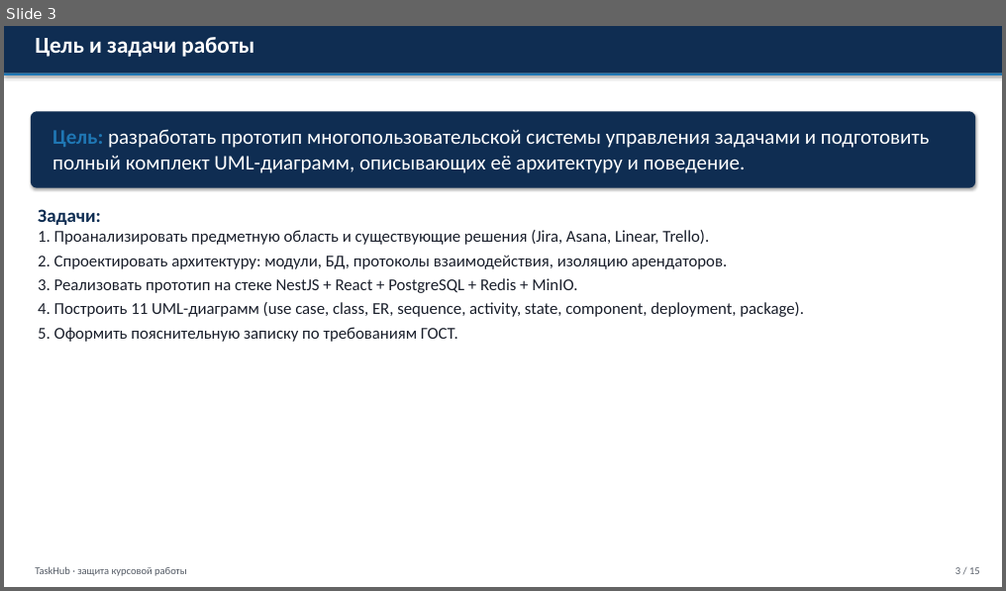
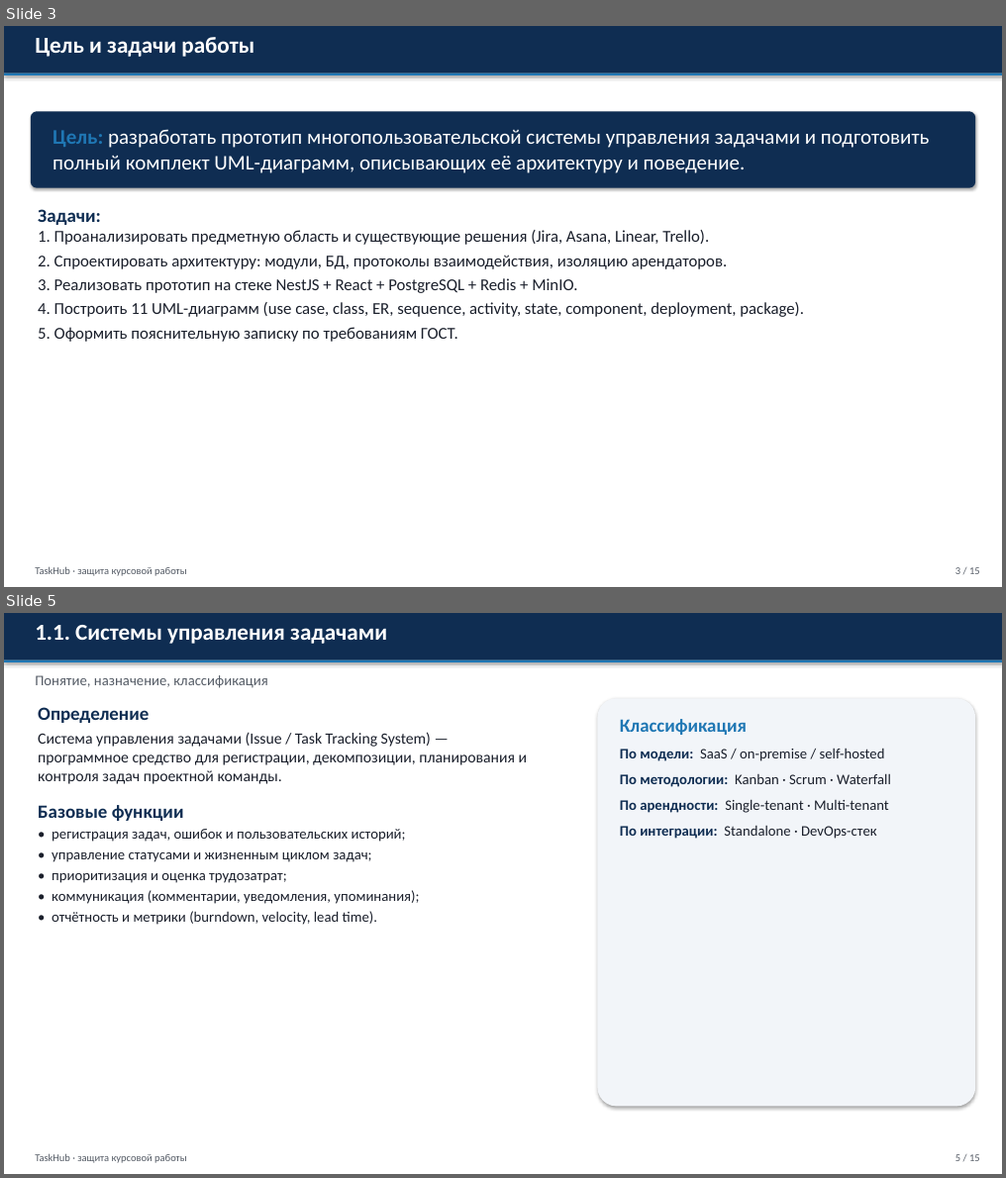
Before and after one commit to adenivi321-bot/jira1, a slide deck: docs/coursework/Презентация_TaskHub.pptx. Shown one above the other, each under a label of ours: slide 3 before the commit, slides 3 and 5 after it; the slides between them are not shown. The pictures are 1006x591 and 1006x1178 pixels, drawn with LibreOffice and Linux fonts; fonts in the diff are those of the drawing. Boxes give left, top, right and bottom in pixels: in the first picture for what was removed or moved away, otherwise in the second. Text is boxed around its words. In the diff, an @@ line names an element or a change of style, - is before the commit and + after.

```diff
--- a/docs/coursework/Презентация_TaskHub.pptx
+++ b/docs/coursework/Презентация_TaskHub.pptx
@@ slide 5 added at (4,613,1002,1174), background #FFFFFF @@
@@ rectangle added at (4,613,1002,661), fill #0F2D52 @@
@@ text added at (35,625,387,644), 22 pt, text #FFFFFF, bold @@
+1.1. Системы управления задачами
@@ rectangle added at (4,661,1002,663), fill #1F77B4 @@
@@ text added at (35,675,267,688), 14 pt, text #555C66 @@
+Понятие, назначение, классификация
@@ rounded rectangle added at (598,698,976,1106), fill #F2F5F9 @@
@@ text added at (38,707,528,925), 14 pt, text #1A1F2B @@
+Определение
+Система управления задачами (Issue / Task Tracking System) — программное средство для регистрации, декомпозиции, планирования и контроля задач проектной команды.
+Базовые функции
+• регистрация задач, ошибок и пользовательских историй;
+• управление статусами и жизненным циклом задач;
+• приоритизация и оценка трудозатрат;
+• коммуникация (комментарии, уведомления, упоминания);
+• отчётность и метрики (burndown, velocity, lead time).
@@ text added at (620,719,891,839), 14 pt, text #1A1F2B @@
+Классификация
+По модели: SaaS / on-premise / self-hosted
+По методологии: Kanban · Scrum · Waterfall
+По арендности: Single-tenant · Multi-tenant
+По интеграции: Standalone · DevOps-стек
@@ text added at (35,1154,187,1163), 10 pt, text #555C66 @@
+TaskHub · защита курсовой работы
@@ text added at (955,1155,980,1161), 10 pt, text #555C66 @@
+5 / 15
```
Also in this commit, not shown: 5 slides changed, 5 other slides added, 6 slides removed, 1 other file.
